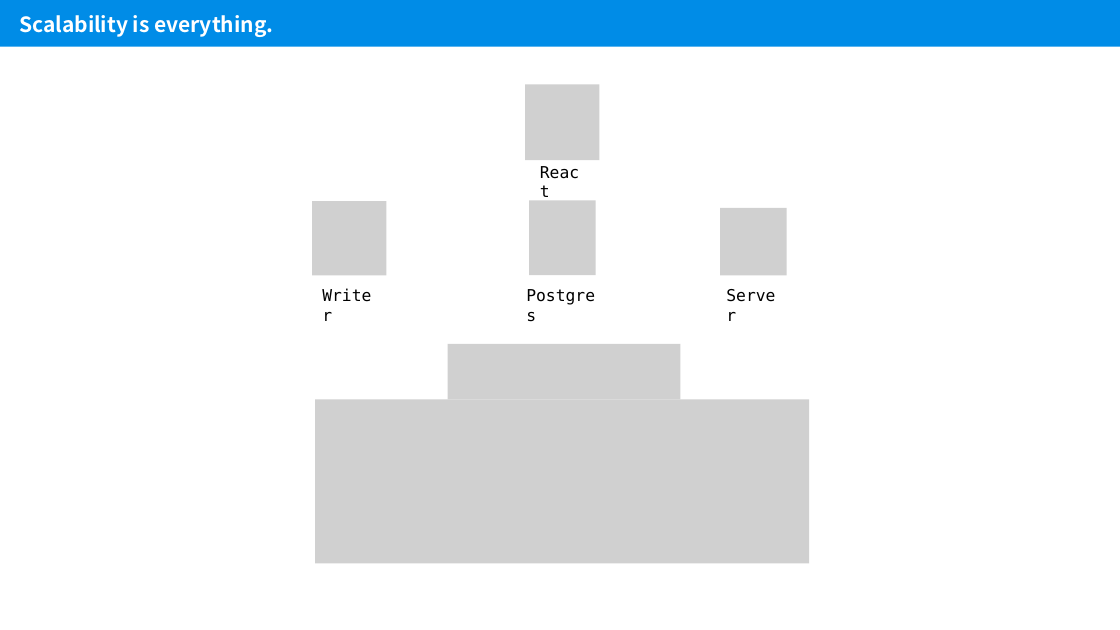
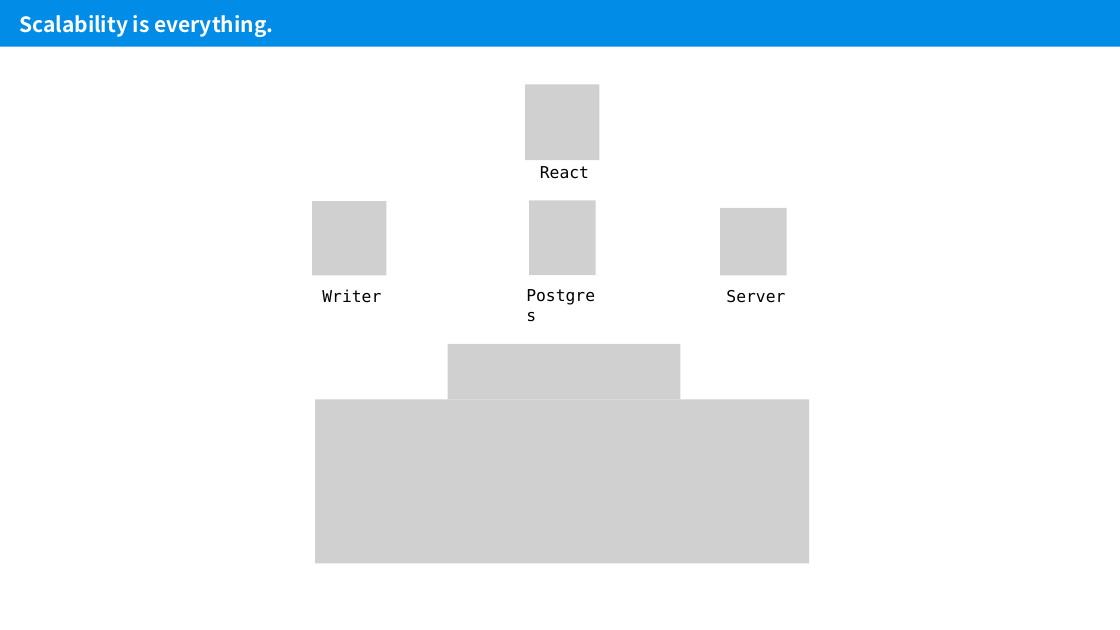
Before and after one commit to 9r0x/Mood_Map, a slide deck: slide 5 of Slides/slide.pptx (slide 7 before the commit). Drawn at 1120x630 pixels with LibreOffice and Linux fonts; fonts in the diff are those of the drawing; grey boxes stand for pictures. Boxes give left, top, right and bottom in pixels: in the first picture for what was removed or moved away, otherwise in the second. Text is boxed around its words. In the diff, an @@ line names an element or a change of style, - is before the commit and + after.

```diff
--- a/Slides/slide.pptx
+++ b/Slides/slide.pptx
@@ text "React" rewrapped from box(539, 162, 586, 184) to box(540, 166, 589, 179) @@
@@ text "Writer" rewrapped from box(321, 286, 377, 308) to box(322, 289, 381, 303) @@
@@ text "Server" rewrapped from box(725, 286, 781, 308) to box(726, 290, 785, 303) @@
```
Also in this commit, not shown: 2 other slides changed, 1 slide added, 3 slides removed.
